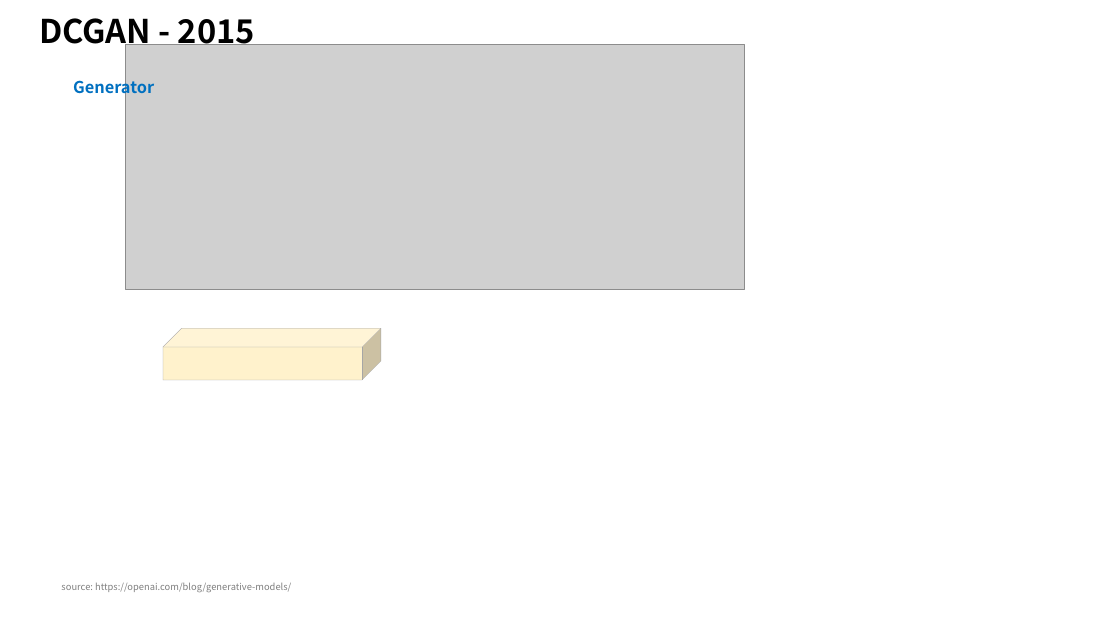
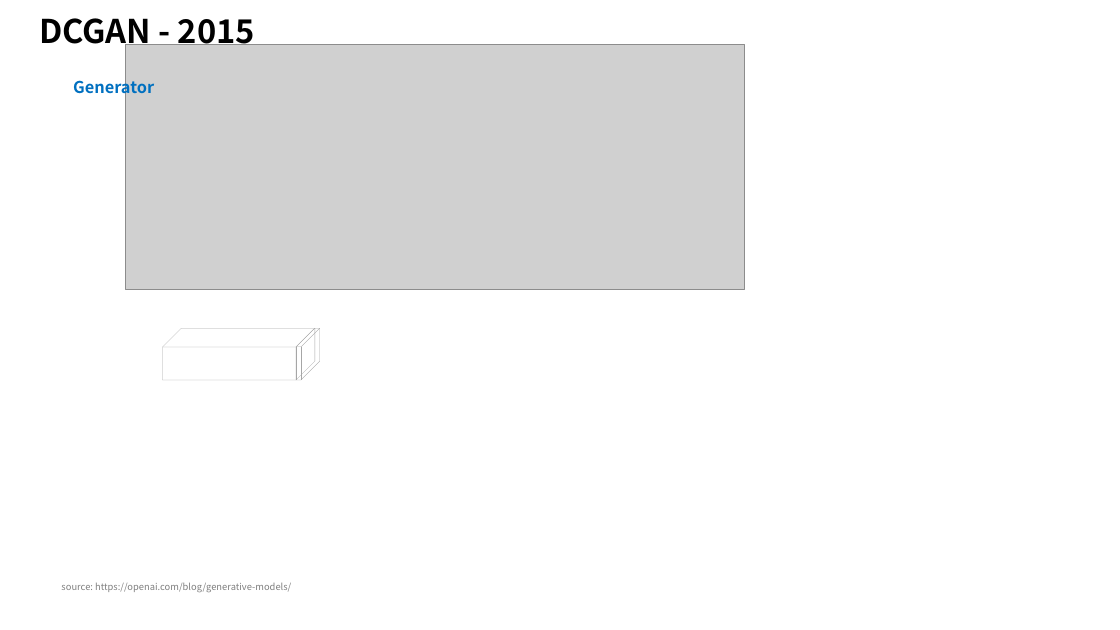
Before and after one commit to taylorguo/GAN_Understanding_Practicing, a slide deck: slide 4 of GAN_Understanding/GANunderstanding.pptx. Drawn at 1120x630 pixels with LibreOffice and Linux fonts; fonts in the diff are those of the drawing; grey boxes stand for pictures. Boxes give left, top, right and bottom in pixels: in the first picture for what was removed or moved away, otherwise in the second. Text is boxed around its words. In the diff, an @@ line names an element or a change of style, - is before the commit and + after.

Commit message:
add macos PPT
add macos PPT

```diff
--- a/GAN_Understanding/GANunderstanding.pptx
+++ b/GAN_Understanding/GANunderstanding.pptx
@@ cube: place and size @@
-cube at [163, 329, 381, 381]
+cube at [162, 329, 314, 381]
@@ cube at [162, 329, 314, 381]: fill #FFF2CC to none @@
@@ cube added at [296, 329, 319, 381], outline #A6A6A6 0.25 pt @@
```
